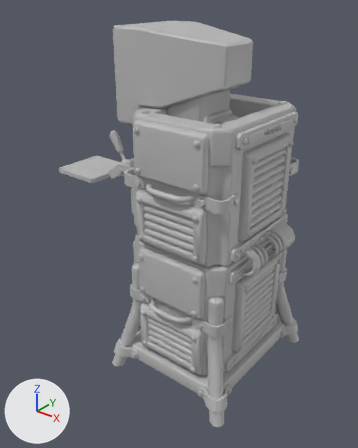
The FBX model Assets/Art/Meshes/sm_decoder_01.fbx: old version first, new version second.
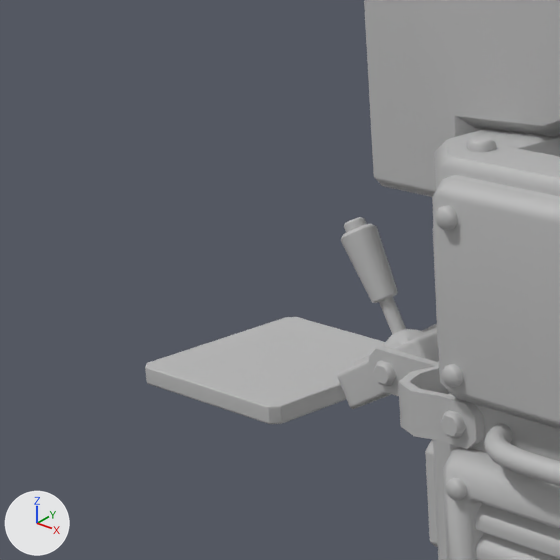
Each version appears first whole from a 50 mm lens placed at (1.475, -2.158, 2.193), pointed at (-0.24, -0.014, 0.864), and next in a close-up on the part from 6% to 46% of the width and 17% to 49% of the height. Every picture has the same lights, and +X, +Y and +Z are marked at lower left. Where no turn or scale is listed for an object, it has been applied to the vertices. Vertices at the same position are counted once.

Objects in the first close-up: 'sm_decoder_01'.
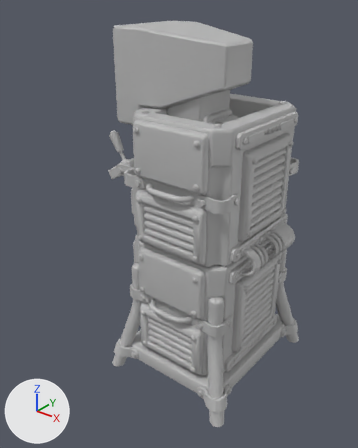
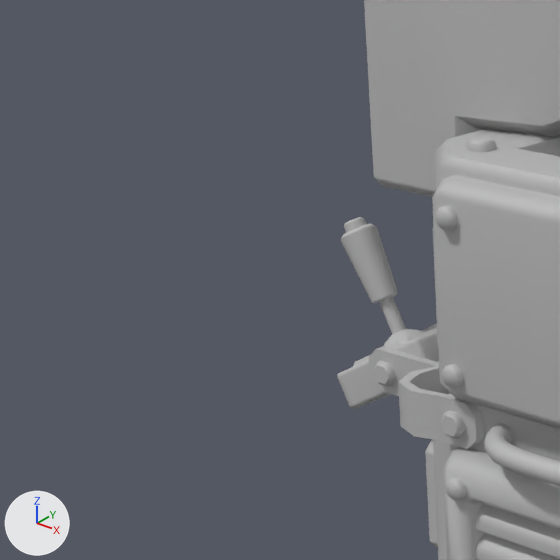
The newer file is also turned or shifted as a whole; pictures and numbers use the older file's frame.

The change, as a diff of the scene's bpy script:
```diff
--- a/Assets/Art/Meshes/sm_decoder_01.fbx.py
+++ b/Assets/Art/Meshes/sm_decoder_01.fbx.py
@@ me_mesh @@
 me_mesh.from_pydata(...)  # 10498 vertices, 9738 faces; spans x -1.08..0.43, y -0.5..0.5, z -0.01..2.0
 # used by ob_sm_decoder_01; location = (0.0, 0.0, 0.0)
+# me_mesh part 1: the loose piece of 136 vertices spanning x -1.08..-0.74, y -0.24..0.1, z 1.07..1.1 is deleted
 me_mesh.materials.append(mat_lambert59)
```

Location of each change, [x1, y1, x2, y2] in pixels of the close-ups (560 x 560 px):
'sm_decoder_01', reshaped
    before: [145, 0, 560, 560]
    after: [337, 0, 560, 560]
part 1 of me_mesh, deleted
    before: [145, 317, 385, 424]
